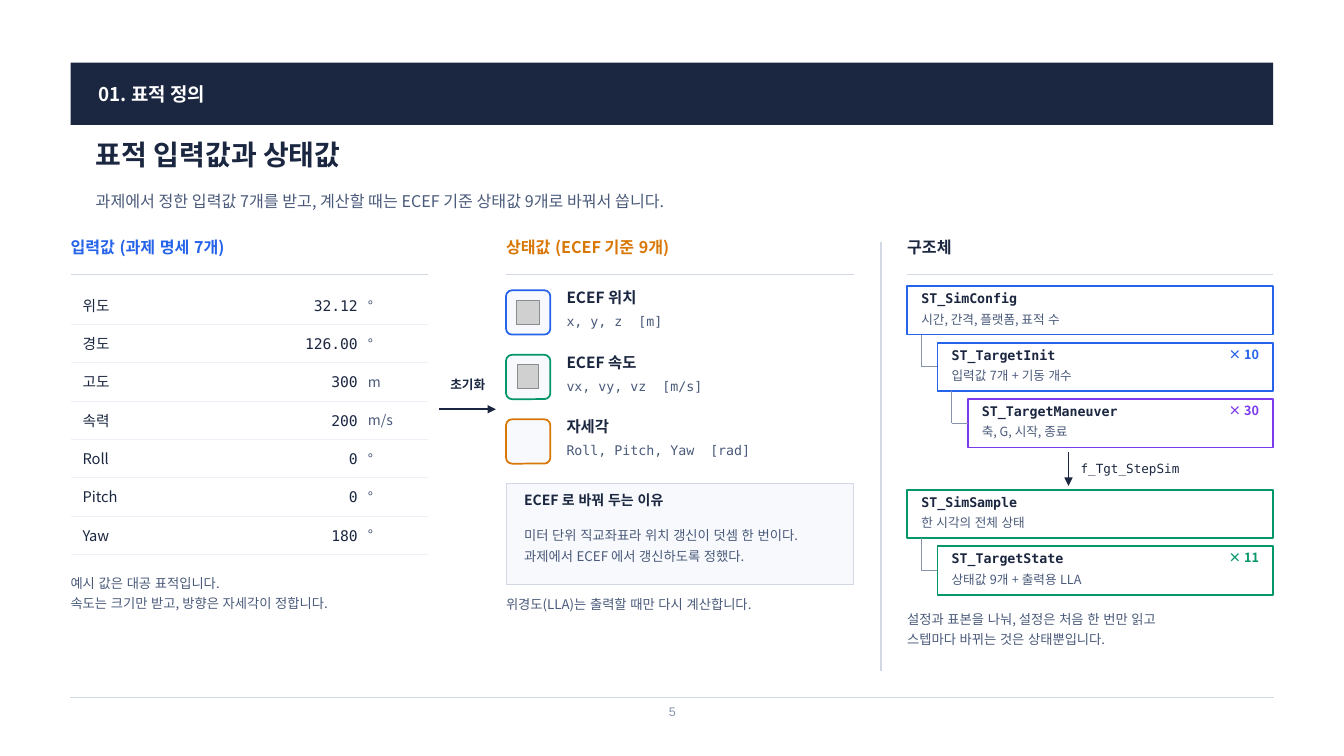
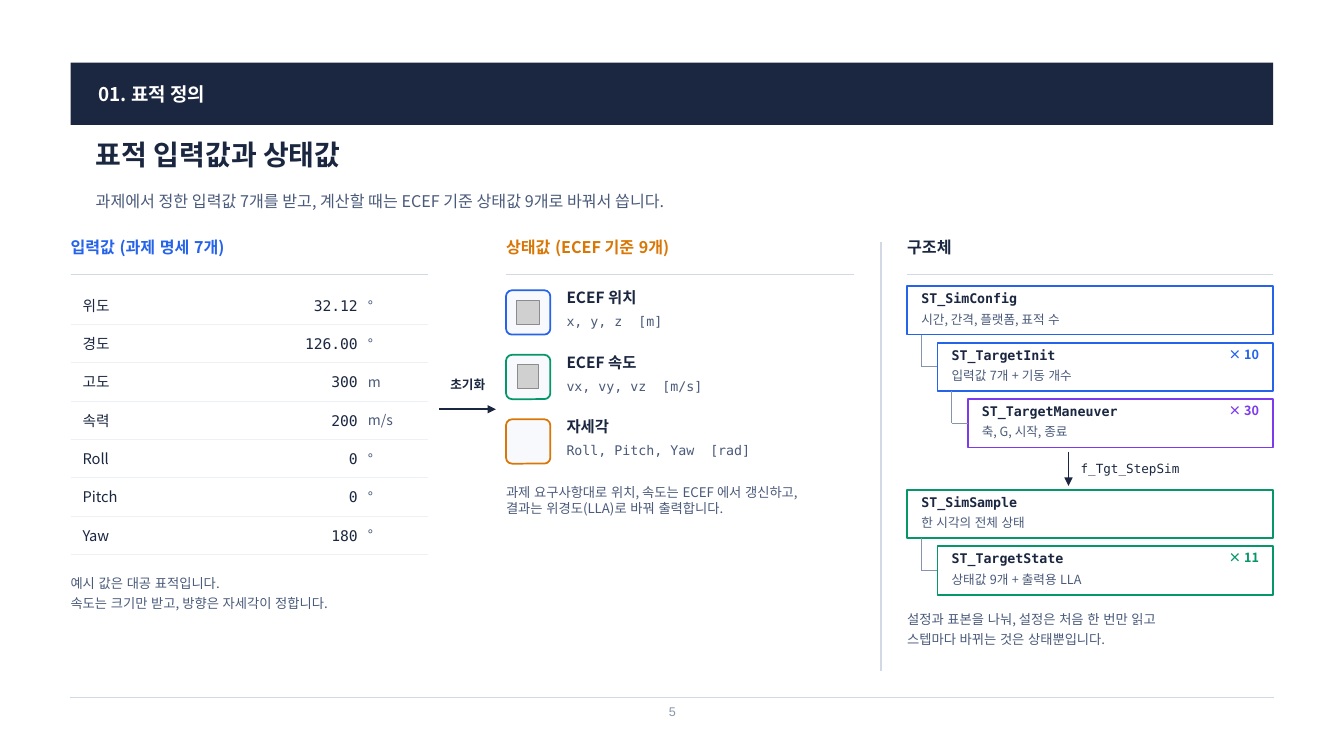
Before and after one commit to harley-hwan/radar-sw-study, a slide deck: slide 5 of Part3_TargetSim/ref/산출물/Chapter3_TargetSim.pptx. Drawn at 1344x756 pixels with LibreOffice and Linux fonts; fonts in the diff are those of the drawing; grey boxes stand for pictures; background and template pictures are left out. Boxes give left, top, right and bottom in pixels: in the first picture for what was removed or moved away, otherwise in the second. Text is boxed around its words. In the diff, an @@ line names an element or a change of style, - is before the commit and + after.

```diff
--- a/Part3_TargetSim/ref/산출물/Chapter3_TargetSim.pptx
+++ b/Part3_TargetSim/ref/산출물/Chapter3_TargetSim.pptx
@@ text at [506,486,798,516]: text changed @@
-위경도(LLA)는 출력할 때만 다시 계산합니다.
+과제 요구사항대로 위치, 속도는 ECEF 에서 갱신하고,
+결과는 위경도(LLA)로 바꿔 출력합니다.
@@ rectangle removed at [506,484,854,585] @@
@@ text removed at [524,493,664,507] @@
-ECEF 로 바꿔 두는 이유
@@ text removed at [524,529,798,562] @@
-미터 단위 직교좌표라 위치 갱신이 덧셈 한 번이다.
-과제에서 ECEF 에서 갱신하도록 정했다.
```
Also in this commit, not shown: 14 other slides changed, 5 slides added, 1 slide removed, 17 other files.
